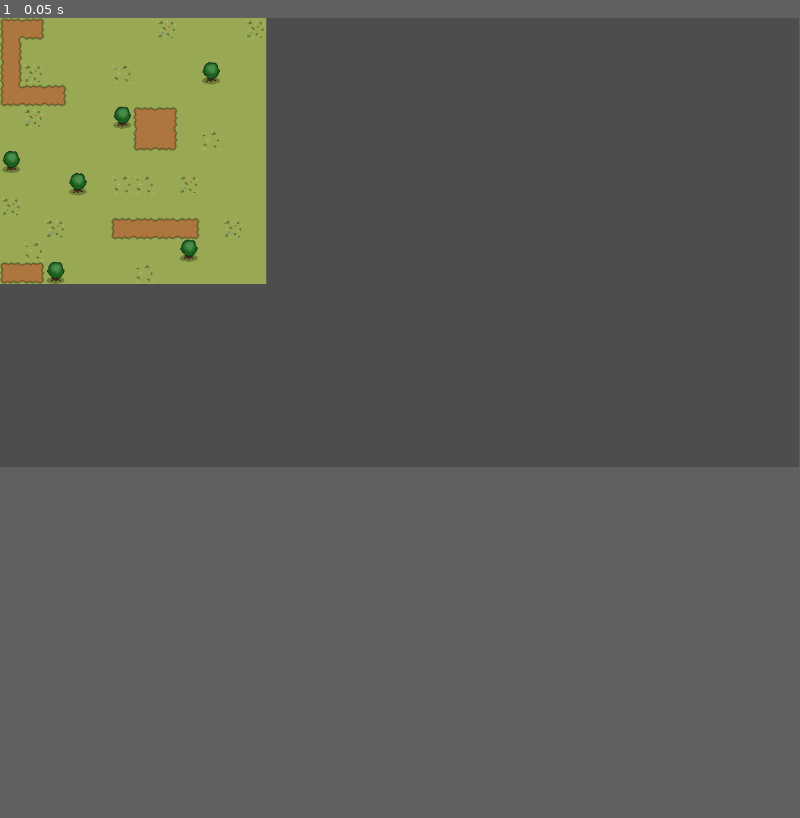
Above: before the commit, frame 1.
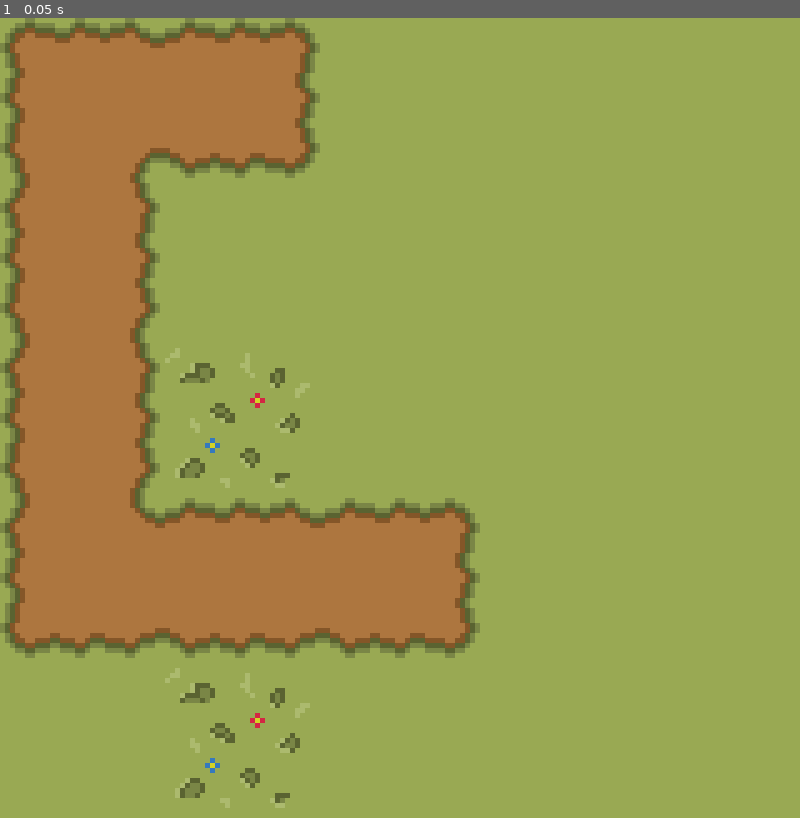
Above: after the commit, the same moment.

Repository: rluop/rdjgameproject
Game: Godot game, scene res://main.tscn
Same seed, same stepped clock (60 frames per second), same inputs: the game is played once before the commit and once after it. The project has no main scene, so this scene is started directly.
Inputs:
- Up to frame 1 (0.05 s): no input
The window is 799x449 before the commit and 800x800 after it. Grey fills any space a smaller window leaves; there, only what the larger window draws over its background counts as a difference.

The runs differ from the first frame. In frame 1, 66% of the frame differs, in the area x 0-100%, y 0-99%.

Commit message:
changed project settings to improve graphics quality

Diff:
--- a/rdjgame/project.godot
+++ b/rdjgame/project.godot
@@ -13,6 +13,14 @@
 config/name="rdjgame"
 config/features=PackedStringArray("4.4", "Forward Plus")
 config/icon="res://icon.svg"
+
+[display]
+
+window/size/viewport_width=160
+window/size/viewport_height=160
+window/size/window_width_override=640
+window/size/window_height_override=640
+window/stretch/mode="canvas_items"
 
 [input]
 
@@ -36,3 +44,7 @@
 "events": [Object(InputEventKey,"resource_local_to_scene":false,"resource_name":"","device":-1,"window_id":0,"alt_press …(192 unchanged characters)…
 ]
 }
+
+[rendering]
+
+textures/canvas_textures/default_texture_filter=0
